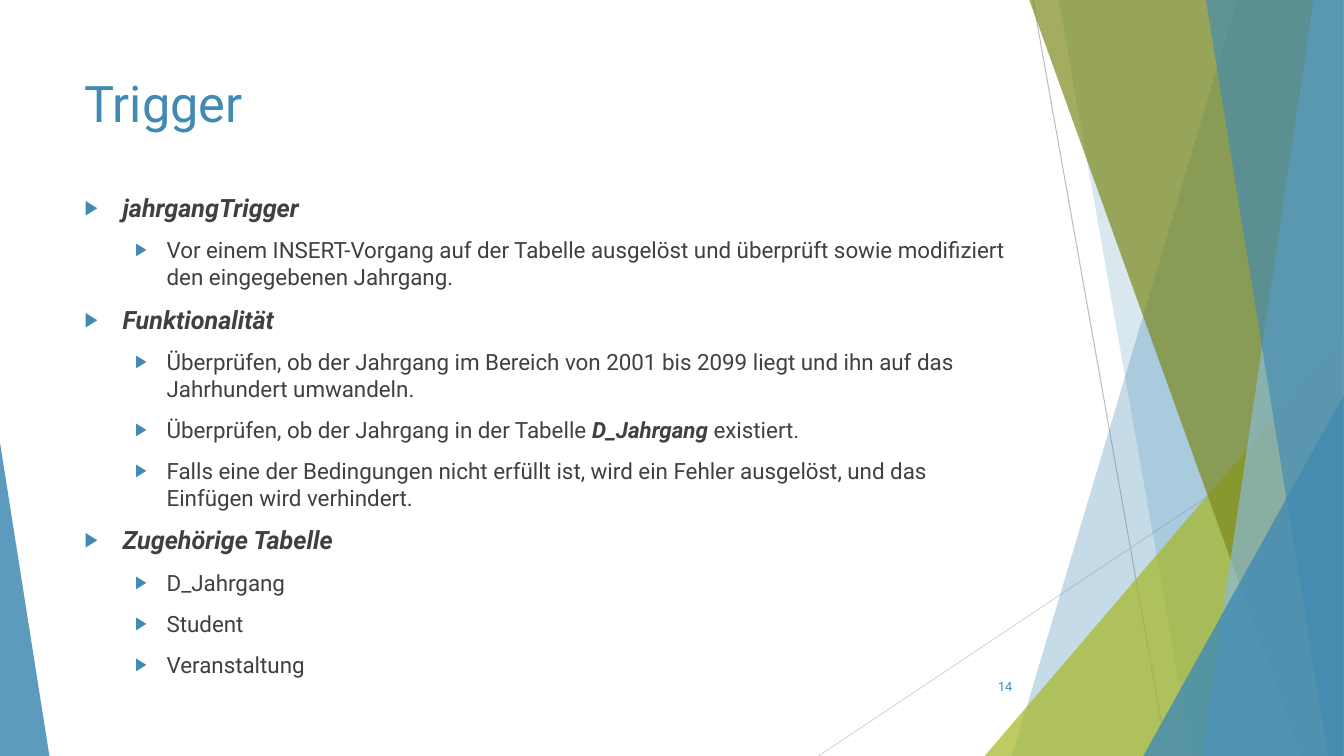
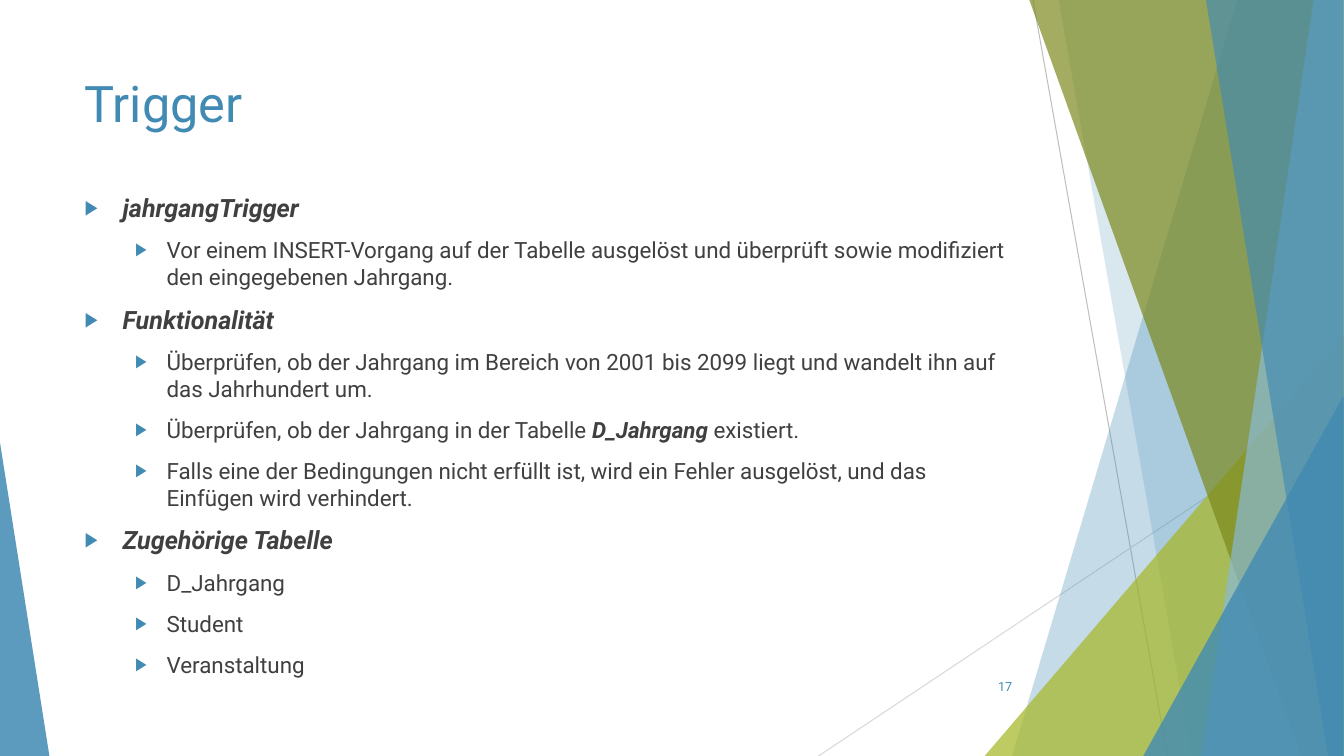
Before and after one commit to ThorbenKonopka/db_WS23_24, a slide deck: slide 17 of Präsentation/Präsentation.pptx (slide 14 before the commit). Drawn at 1344x756 pixels with LibreOffice and Linux fonts; fonts in the diff are those of the drawing. Boxes give left, top, right and bottom in pixels: in the first picture for what was removed or moved away, otherwise in the second. Text is boxed around its words. In the diff, an @@ line names an element or a change of style, - is before the commit and + after.

```diff
--- a/Präsentation/Präsentation.pptx
+++ b/Präsentation/Präsentation.pptx
@@ text at (167, 350, 995, 397): text changed @@
-  ▶ Überprüfen, ob der Jahrgang im Bereich von 2001 bis 2099 liegt und ihn auf das Jahrhundert umwandeln.
+  ▶ Überprüfen, ob der Jahrgang im Bereich von 2001 bis 2099 liegt und wandelt ihn auf das Jahrhundert um.
@@ page number at (998, 682, 1012, 691): text changed @@
-14
+17
```
Also in this commit, not shown: 23 other slides changed, 5 slides added, 3 slides removed.
